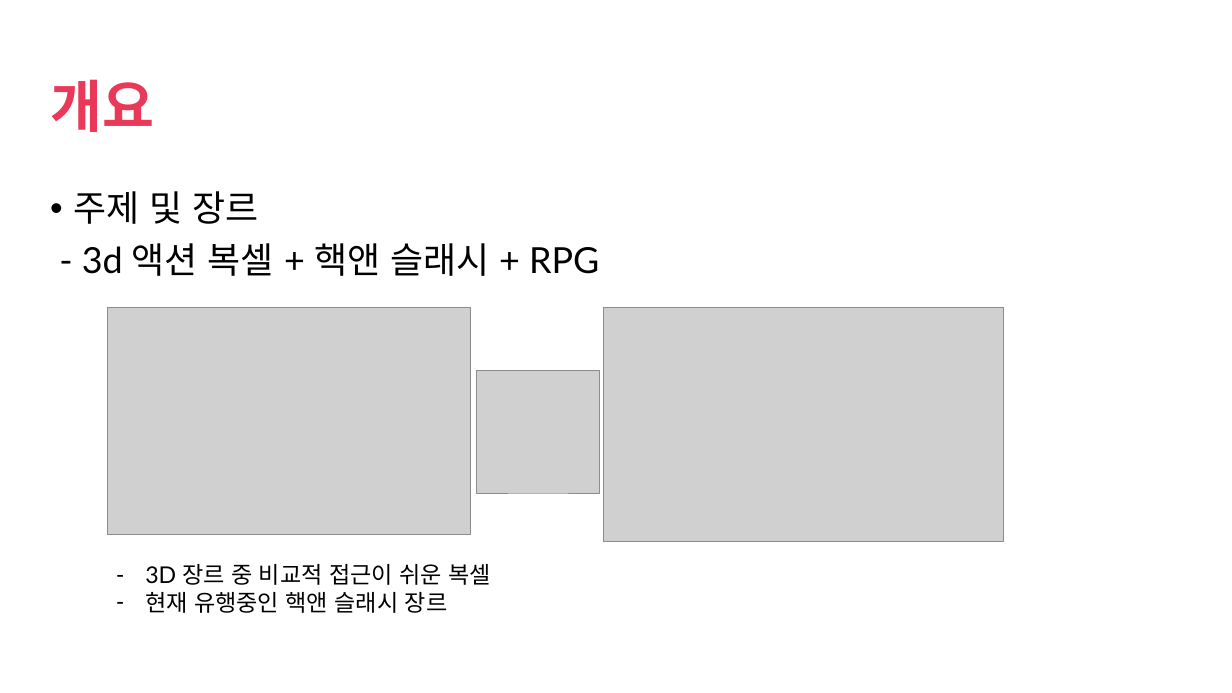
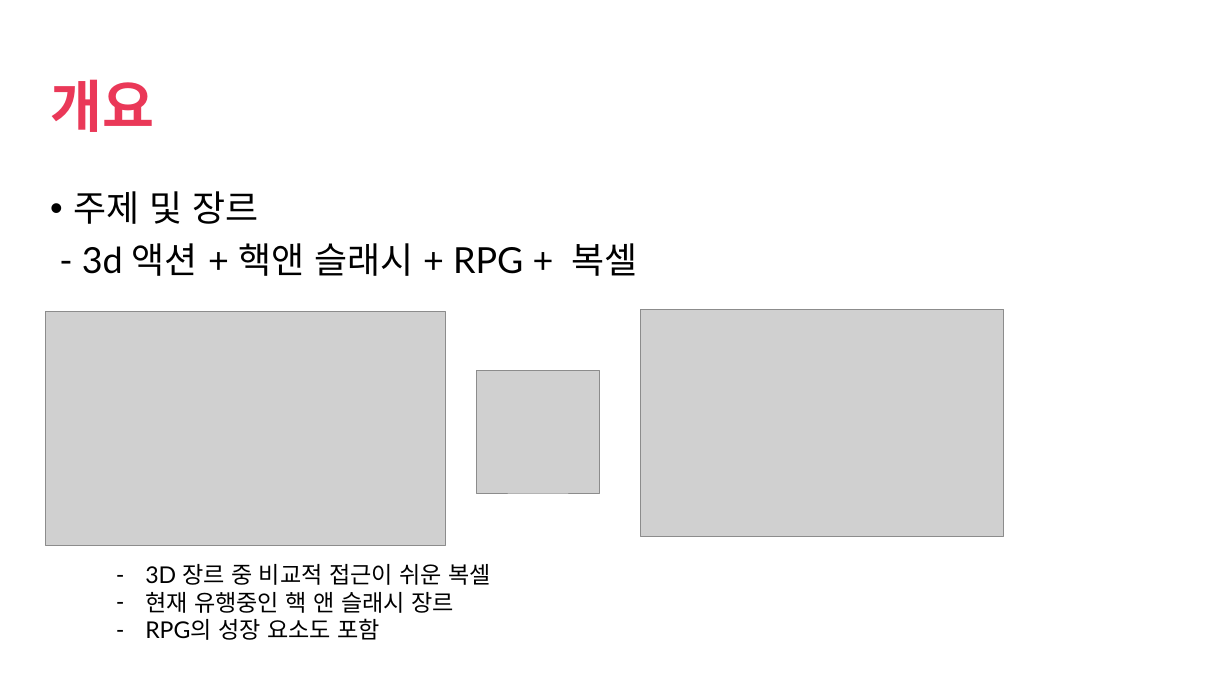
Before and after one commit to seokhee123/DBLAB, a slide deck: slide 3 of 게임 프로그래밍.pptx. Drawn at 1232x693 pixels with LibreOffice and Linux fonts; fonts in the diff are those of the drawing; grey boxes stand for pictures; background and template pictures are left out. Boxes give left, top, right and bottom in pixels: in the first picture for what was removed or moved away, otherwise in the second. Text is boxed around its words. In the diff, an @@ line names an element or a change of style, - is before the commit and + after.

Commit message:
NEW PPT

```diff
--- a/게임 프로그래밍.pptx
+++ b/게임 프로그래밍.pptx
@@ text at [82,243,638,276]: text changed @@
-- 3d 액션 복셀 + 핵앤 슬래시 + RPG
+- 3d 액션 + 핵앤 슬래시 + RPG + 복셀
@@ picture: place and size @@
-picture at [604,308,1005,543]
+picture at [45,311,445,546]
@@ picture: place and size @@
-picture at [107,308,470,535]
+picture at [641,310,1005,537]
@@ text at [145,592,454,640]: text changed @@
-– 현재 유행중인 핵앤 슬래시 장르
+– 현재 유행중인 핵 앤 슬래시 장르
+– RPG의 성장 요소도 포함
```
Also in this commit, not shown: 1 other slide changed, 5 slides added.
